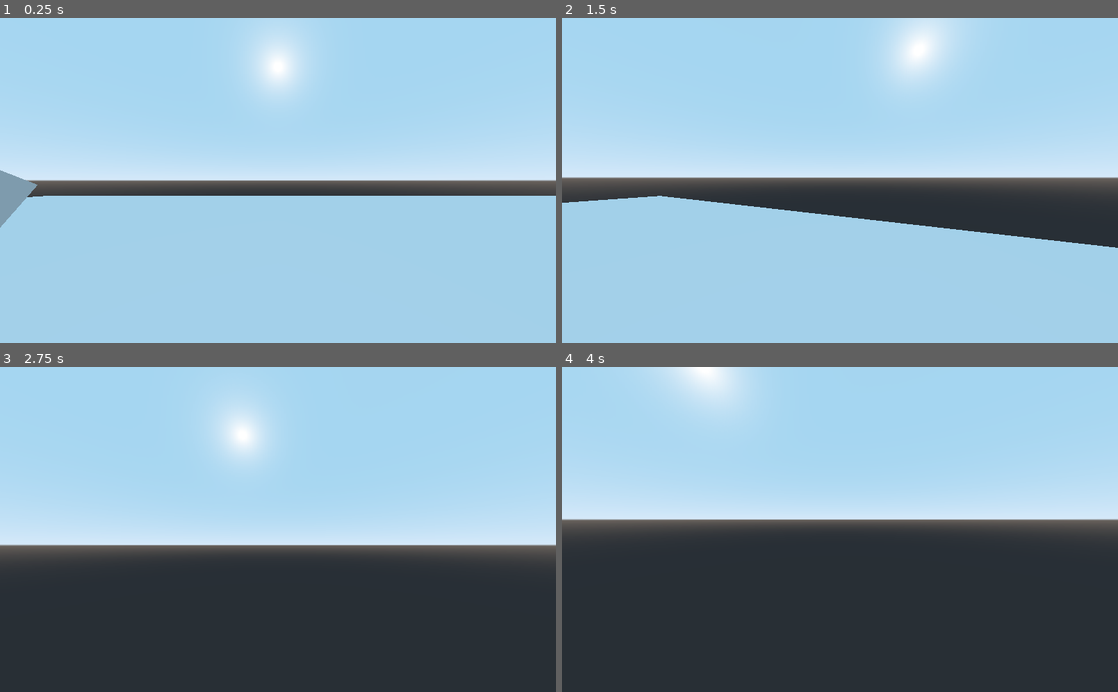
Above: before the commit, frames 1-4 (two rows, left to right).
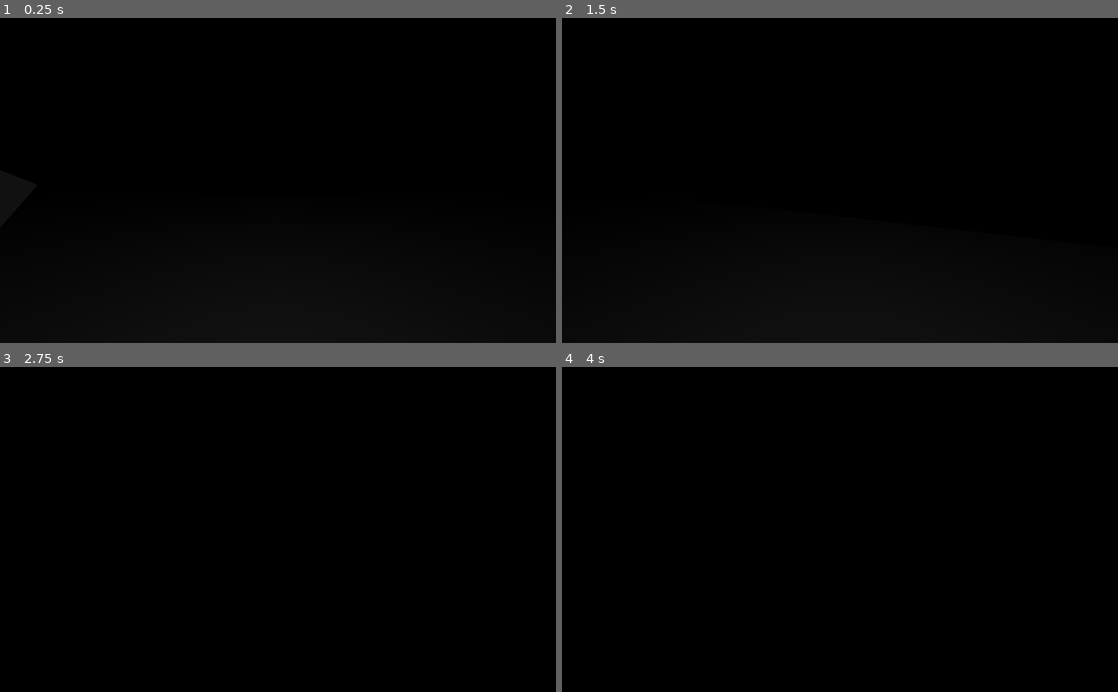
Above: after the commit, the same moments.

Repository: ayylol/detention-chronicles
Game: Godot game, scene res://Root.tscn
Same seed, same stepped clock (60 frames per second), same inputs: the game is played once before the commit and once after it.
Inputs (mouse positions are in pixels of both pictures, inside the frame that each line leads up to):
- Up to frame 1 (0.25 s): no input
- Up to frame 2 (1.5 s): move the mouse to (867, 180) at 0.52 s; hold W (forwards_movement) from 0.53 s (still down); click (867, 180) at 0.6 s; tap Space (jump) at 0.77 s; move the mouse to (812, 180) at 1.27 s; click (812, 180) at 1.35 s
- Up to frame 3 (2.75 s): keep holding W (forwards_movement); tap Space (jump) at 1.52 s; move the mouse to (289, 523) at 2.02 s; click (289, 523) at 2.1 s
- Up to frame 4 (4 s): keep holding W (forwards_movement); tap Enter at 2.75 s; move the mouse to (834, 536) at 2.77 s; click (834, 536) at 2.85 s; tap Space (jump) at 3.02, 3.5, 3.77 s; move the mouse to (878, 532) at 3.52 s; click (878, 532) at 3.6 s

The runs differ from the first frame. In frame 1, 100% of the frame differs, in the area x 0-100%, y 0-100%; in frame 2, 100%; in frame 3, 100%; in frame 4, 100%.

Commit message:
Made changes to the lighting

Diff:
--- /dev/null
+++ b/Global.gd
@@ -0,0 +1,3 @@
+extends Node
+
+export var gravity = 9.81
--- a/Player.tscn
+++ b/Player.tscn
@@ -16,6 +16,18 @@
 current = true
 fov = 90.0
 
+[node name="SpotLight" type="SpotLight" parent="Head/Camera"]
+visible = false
+light_energy = 0.8
+shadow_enabled = true
+spot_range = 23.524
+spot_angle = 38.5336
+
 [node name="CollisionShape" type="CollisionShape" parent="."]
 transform = Transform( 1, 0, 0, 0, -4.37114e-08, -1, 0, 1, -4.37114e-08, 0, 0.569296, 0 )
 shape = SubResource( 1 )
+
+[node name="OmniLight" type="OmniLight" parent="."]
+transform = Transform( 1, 0, 0, 0, 1, 0, 0, 0, 1, 0, 0.902677, 0 )
+light_energy = 0.1
+omni_range = 26.2563
--- a/Root.tscn
+++ b/Root.tscn
@@ -35,6 +35,17 @@
 material/0 = null
 
 [node name="MeshInstance" type="MeshInstance" parent="MeshInstance/MeshInstance"]
-transform = Transform( 1, 0, 0, 0, 0.494776, 0.86902, 0, -0.86902, 0.494776, -3.98281, -8.96025, 15.239 )
+transform = Transform( 1, 0, 0, 0, 0.50783, 0.358244, 0, -0.861139, 0.186425, -3.98281, -7.76627, 15.9598 )
 mesh = SubResource( 3 )
 material/0 = null
+
+[node name="OmniLight" type="OmniLight" parent="."]
+transform = Transform( 1, 0, 0, 0, 1, 0, 0, 0, 1, 0, 14.4087, 0 )
+visible = false
+editor_only = true
+omni_range = 152.688
+
+[node name="OmniLight2" type="OmniLight" parent="."]
+transform = Transform( 1, 0, 0, 0, 1, 0, 0, 0, 1, -13.2644, 4.81488, 8.21159 )
+shadow_enabled = true
+omni_range = 8.25247
--- a/default_env.tres
+++ b/default_env.tres
@@ -3,5 +3,7 @@
 [sub_resource type="ProceduralSky" id=1]
 
 [resource]
-background_mode = 2
+background_mode = 1
 background_sky = SubResource( 1 )
+ambient_light_energy = 0.0
+ambient_light_sky_contribution = 0.0
